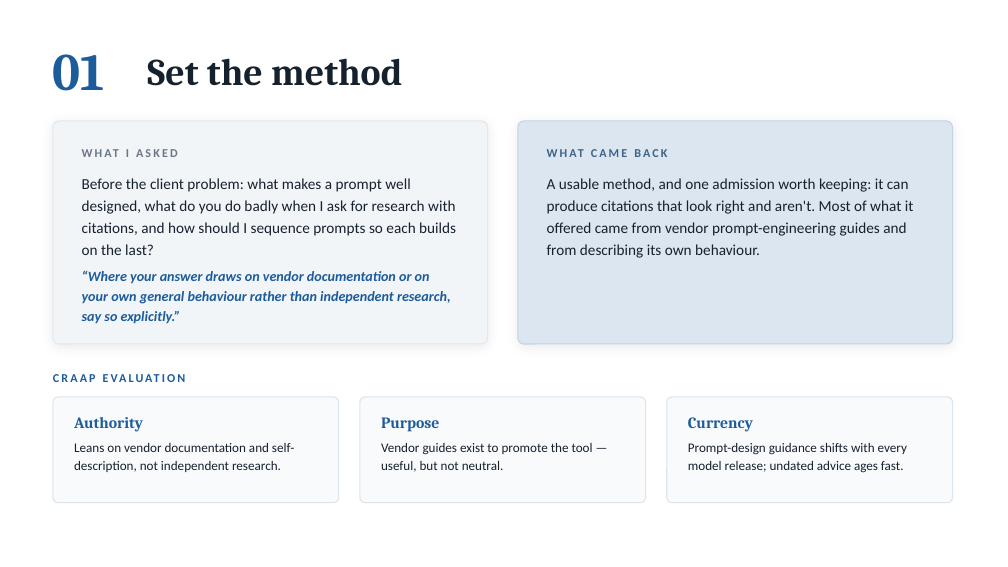
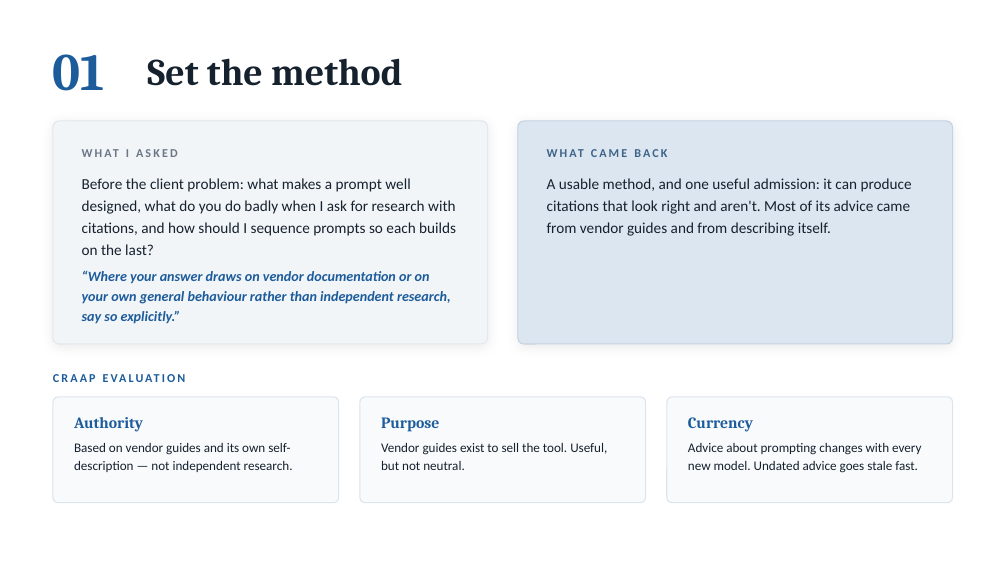
Before and after one commit to danielfrancogomez-wq/My-computer-claude-code, a slide deck: slide 5 of Followmont-Prompt-Chain.pptx. Drawn at 1008x567 pixels with LibreOffice and Linux fonts; fonts in the diff are those of the drawing. Boxes give left, top, right and bottom in pixels: in the first picture for what was removed or moved away, otherwise in the second. Text is boxed around its words. In the diff, an @@ line names an element or a change of style, - is before the commit and + after.

```diff
--- a/Followmont-Prompt-Chain.pptx
+++ b/Followmont-Prompt-Chain.pptx
@@ text at bbox=[547, 178, 912, 236]: text changed @@
-A usable method, and one admission worth keeping: it can produce citations that look right and aren't. Most of what it offered came from vendor prompt-engineering guides and from describing its own behaviour.
+A usable method, and one useful admission: it can produce citations that look right and aren't. Most of its advice came from vendor guides and from describing itself.
@@ text at bbox=[74, 443, 293, 472]: text changed @@
-Leans on vendor documentation and self-description, not independent research.
+Based on vendor guides and its own self-description — not independent research.
@@ text at bbox=[381, 443, 607, 470]: text changed @@
-Vendor guides exist to promote the tool — useful, but not neutral.
+Vendor guides exist to sell the tool. Useful, but not neutral.
@@ text at bbox=[688, 443, 921, 473]: text changed @@
-Prompt-design guidance shifts with every model release; undated advice ages fast.
+Advice about prompting changes with every new model. Undated advice goes stale fast.
```
Also in this commit, not shown: 10 other slides changed, 1 other file.
